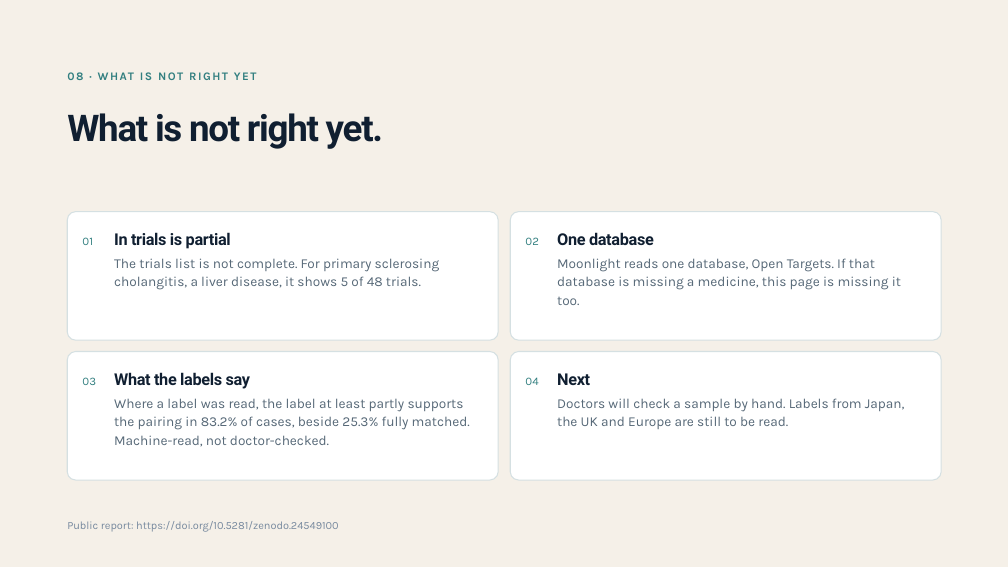
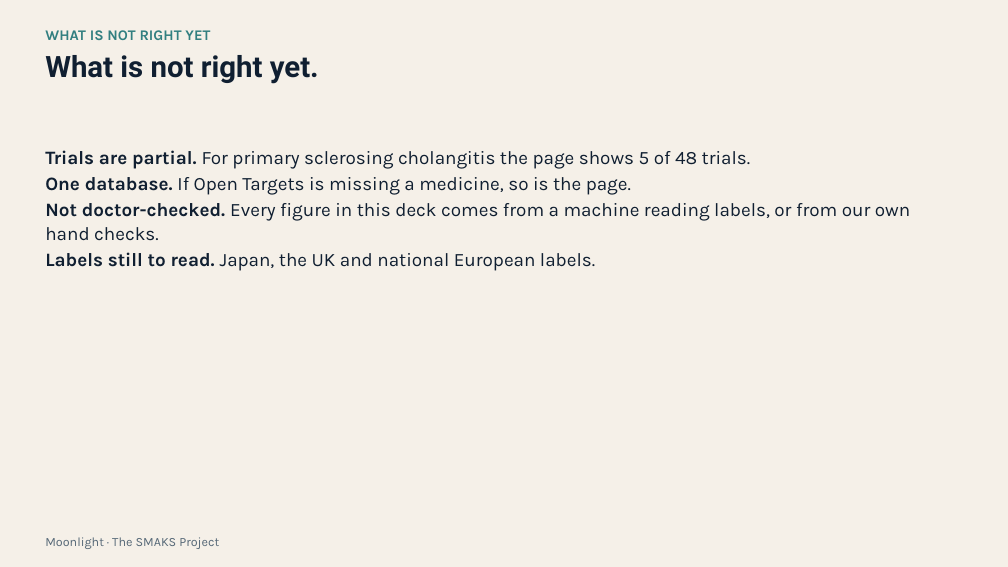
Before and after one commit to Moonlight-Clues/moonlight, a slide deck: slide 9 of docs/pitch/moonlight-deck-doctors-19nov.pptx. Drawn at 1008x567 pixels with LibreOffice and Linux fonts; fonts in the diff are those of the drawing. Boxes give left, top, right and bottom in pixels: in the first picture for what was removed or moved away, otherwise in the second. Text is boxed around its words. In the diff, an @@ line names an element or a change of style, - is before the commit and + after.

```diff
--- a/docs/pitch/moonlight-deck-doctors-19nov.pptx
+++ b/docs/pitch/moonlight-deck-doctors-19nov.pptx
@@ text "What is not right yet.": place and size @@
-text "What is not right yet." at bbox=[67, 113, 383, 149]
+text "What is not right yet." at bbox=[45, 55, 319, 84]
@@ text "What is not right yet." at bbox=[45, 55, 319, 84]: size 35 to 28 pt, letter spacing -1.2 to 0 pt; line spacing 0.98 to 1.08 @@
@@ text at bbox=[45, 30, 210, 40]: text changed; size 11 to 14 pt @@
-08 · WHAT IS NOT RIGHT YET
+WHAT IS NOT RIGHT YET
@@ text added at bbox=[45, 150, 910, 271], 18 pt, text #101F31 @@
+Trials are partial. For primary sclerosing cholangitis the page shows 5 of 48 trials.
+One database. If Open Targets is missing a medicine, so is the page.
+Not doctor-checked. Every figure in this deck comes from a machine reading labels, or from our own hand checks.
+Labels still to read. Japan, the UK and national European labels.
@@ rounded rectangle removed at bbox=[67, 212, 498, 340] @@
@@ text removed at bbox=[82, 237, 93, 245] @@
-01
@@ text removed at bbox=[114, 232, 439, 290] @@
-In trials is partial
-The trials list is not complete. For primary sclerosing cholangitis, a liver disease, it shows 5 of 48 trials.
@@ rounded rectangle removed at bbox=[510, 212, 941, 340] @@
@@ text removed at bbox=[525, 237, 539, 245] @@
-02
@@ text removed at bbox=[557, 232, 901, 305] @@
-One database
-Moonlight reads one database, Open Targets. If that database is missing a medicine, this page is missing it too.
@@ rounded rectangle removed at bbox=[67, 352, 498, 480] @@
@@ rounded rectangle removed at bbox=[510, 352, 941, 480] @@
@@ text removed at bbox=[82, 377, 96, 385] @@
-03
@@ text removed at bbox=[114, 372, 470, 447] @@
-What the labels say
-Where a label was read, the label at least partly supports the pairing in 83.2% of cases, beside 25.3% fully matched. Machine-read, not doctor-checked.
@@ text removed at bbox=[525, 377, 538, 385] @@
-04
@@ text removed at bbox=[557, 373, 905, 429] @@
-Next
-Doctors will check a sample by hand. Labels from Japan, the UK and Europe are still to be read.
@@ text added at bbox=[45, 537, 219, 549], 12 pt, text #566877 @@
+Moonlight · The SMAKS Project
@@ text removed at bbox=[67, 521, 339, 532] @@
-Public report: https://doi.org/10.5281/zenodo.24549100
```
Also in this commit, not shown: 6 other slides changed, 4 slides added, 4 slides removed, 1 other file.
